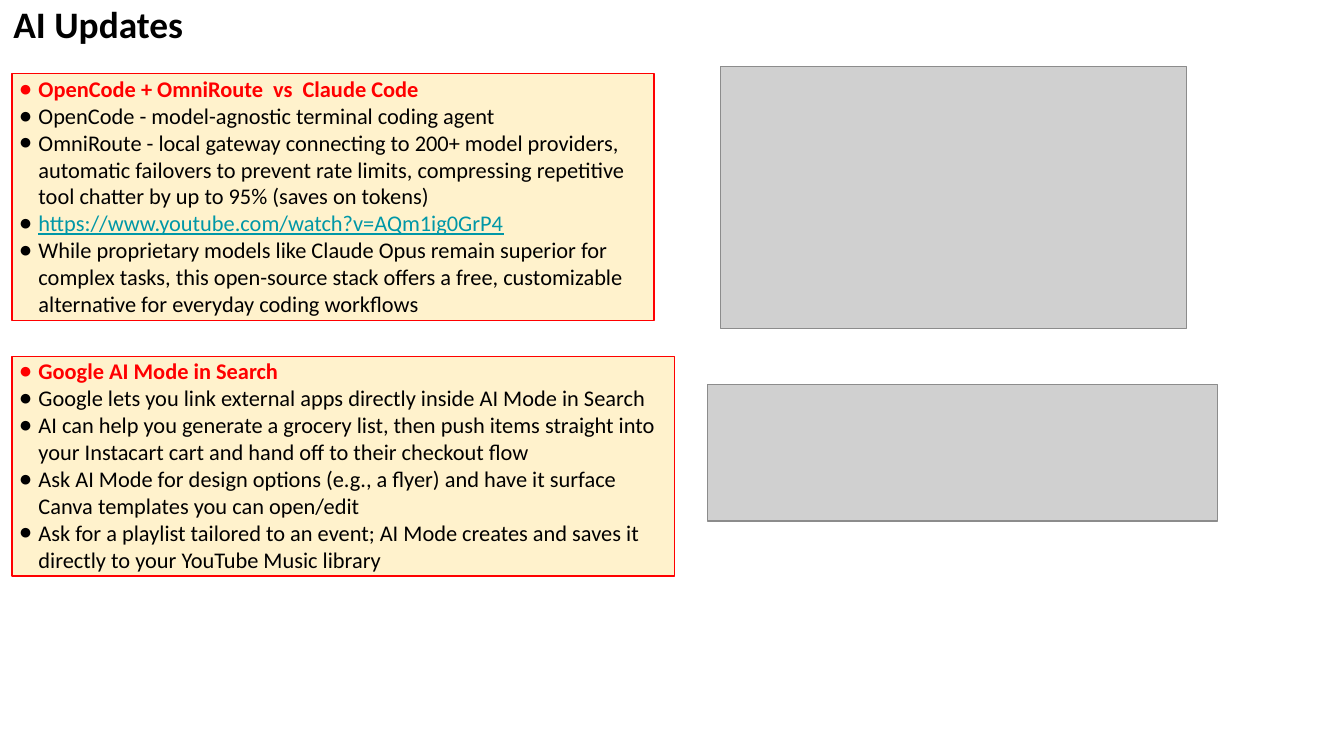
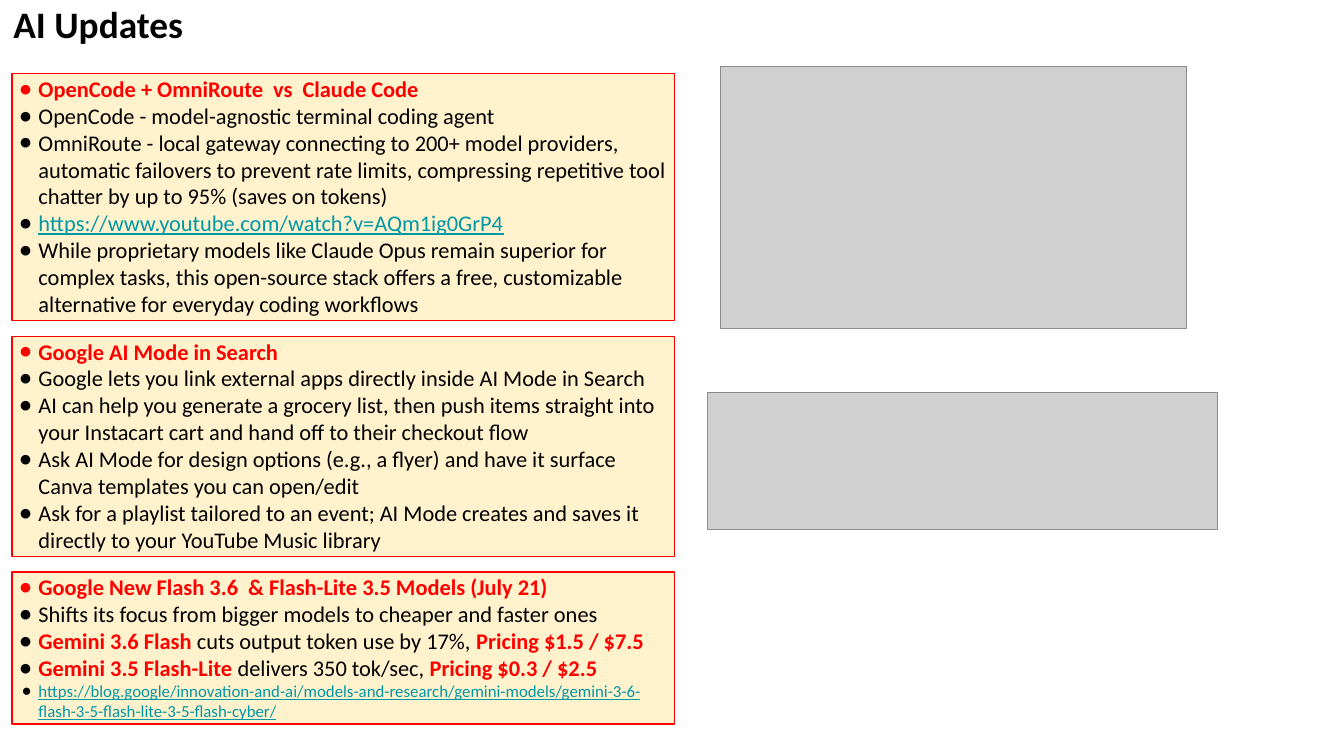
Before and after one commit to lselector/seminar, a slide deck: slide 7 of 2026/2026-07-24-AI-Updates.pptx (slide 6 before the commit). Drawn at 1344x756 pixels with LibreOffice and Linux fonts; fonts in the diff are those of the drawing; grey boxes stand for pictures. Boxes give left, top, right and bottom in pixels: in the first picture for what was removed or moved away, otherwise in the second. Text is boxed around its words. In the diff, an @@ line names an element or a change of style, - is before the commit and + after.

```diff
--- a/2026/2026-07-24-AI-Updates.pptx
+++ b/2026/2026-07-24-AI-Updates.pptx
@@ rectangle "OpenCode + OmniRoute vs Claude ..." resized from (x1=12, y1=74, x2=655, y2=321) to (x1=12, y1=74, x2=675, y2=321) @@
@@ rectangle "Google AI Mode in Search" moved from (x1=12, y1=356, x2=675, y2=577) to (x1=12, y1=336, x2=675, y2=556) @@
@@ picture moved from (x1=707, y1=384, x2=1218, y2=521) to (x1=707, y1=392, x2=1218, y2=530) @@
@@ rectangle added at (x1=12, y1=573, x2=675, y2=724), fill #FFF2CC, outline #FF0000 0.75 pt, 12 pt, text #0097A7 @@
+● Google New Flash 3.6 & Flash-Lite 3.5 Models (July 21)
+● Shifts its focus from bigger models to cheaper and faster ones
+● Gemini 3.6 Flash cuts output token use by 17%, Pricing $1.5 / $7.5
+● Gemini 3.5 Flash-Lite delivers 350 tok/sec, Pricing $0.3 / $2.5
+● https://blog.google/innovation-and-ai/models-and-research/gemini-models/gemini-3-6-flash-3-5-flash-lite-3-5-flash-cyber/
```
Also in this commit, not shown: 9 other slides changed, 9 slides added, 1 slide removed.
